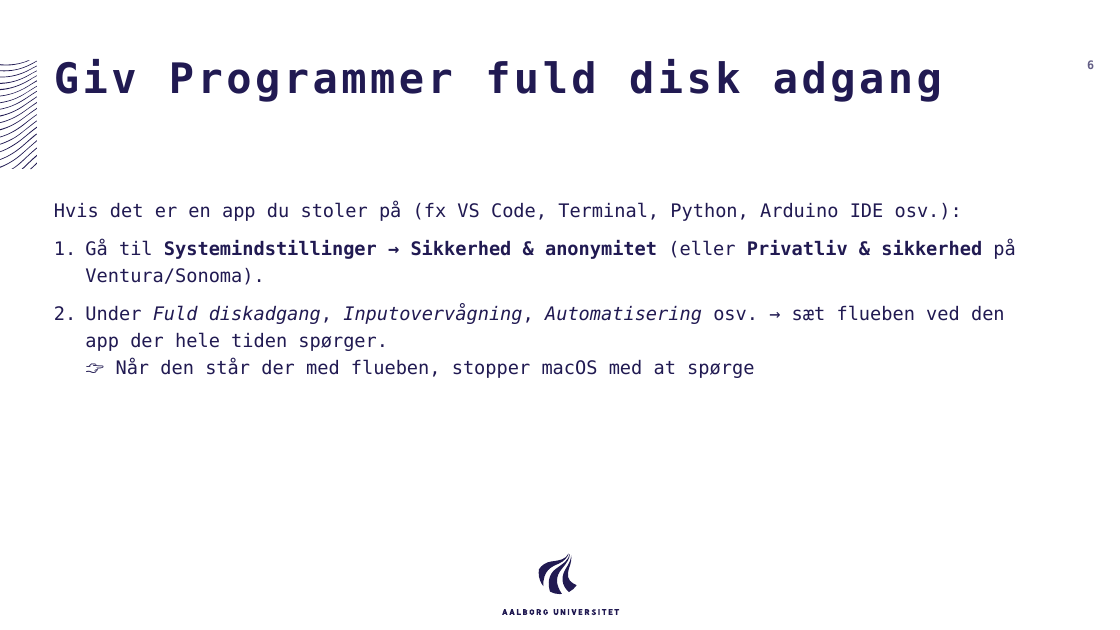
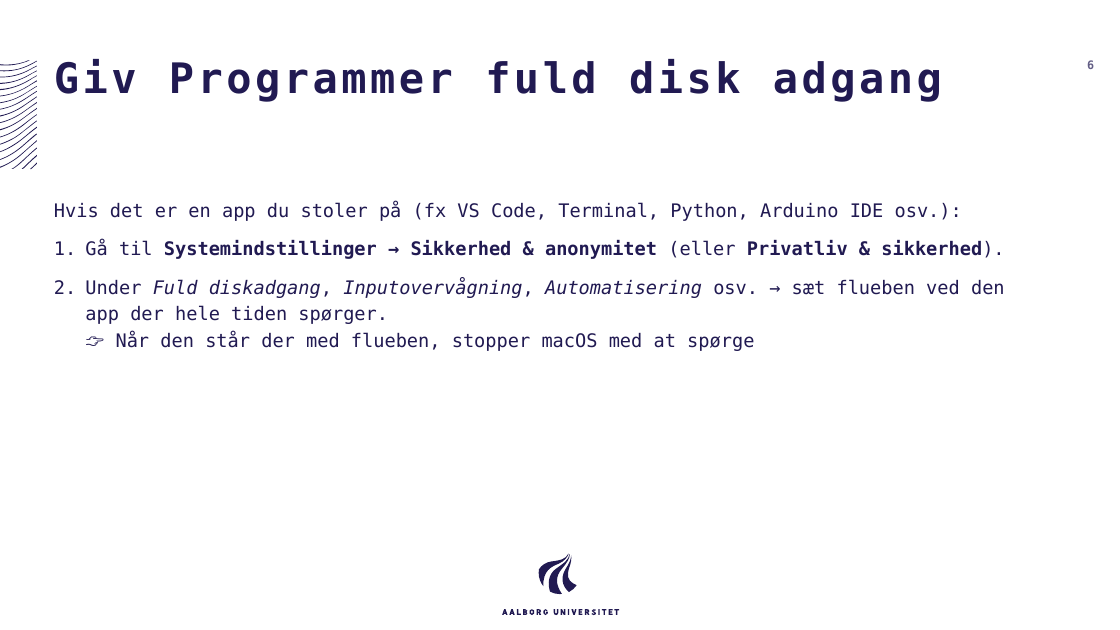
Before and after one commit to AAU-ST1-Programming/setup, a slide deck: slide 6 of Setup MacOS.pptx. Drawn at 1120x630 pixels with LibreOffice and Linux fonts; fonts in the diff are those of the drawing. Boxes give left, top, right and bottom in pixels: in the first picture for what was removed or moved away, otherwise in the second. Text is boxed around its words. In the diff, an @@ line names an element or a change of style, - is before the commit and + after.

```diff
--- a/Setup MacOS.pptx
+++ b/Setup MacOS.pptx
@@ text at <box>85,240,1004,259</box>: text changed @@
-1. Gå til Systemindstillinger → Sikkerhed & anonymitet (eller Privatliv & sikkerhed på Ventura/Sonoma).
+1. Gå til Systemindstillinger → Sikkerhed & anonymitet (eller Privatliv & sikkerhed).
```
Also in this commit, not shown: 6 other slides changed, 1 slide added, 1 slide removed.
